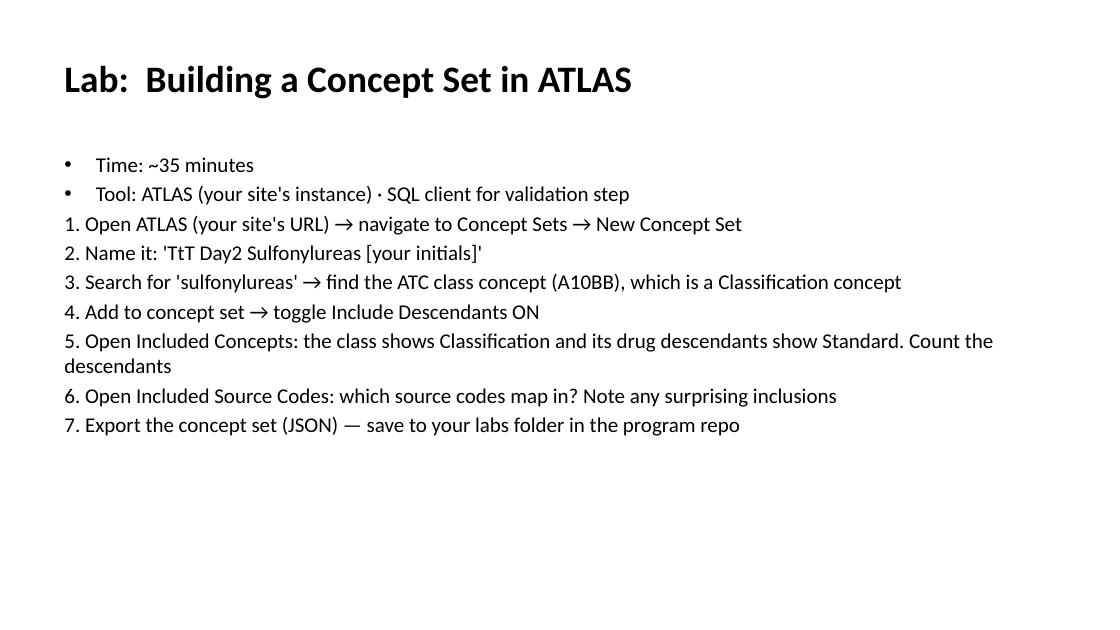
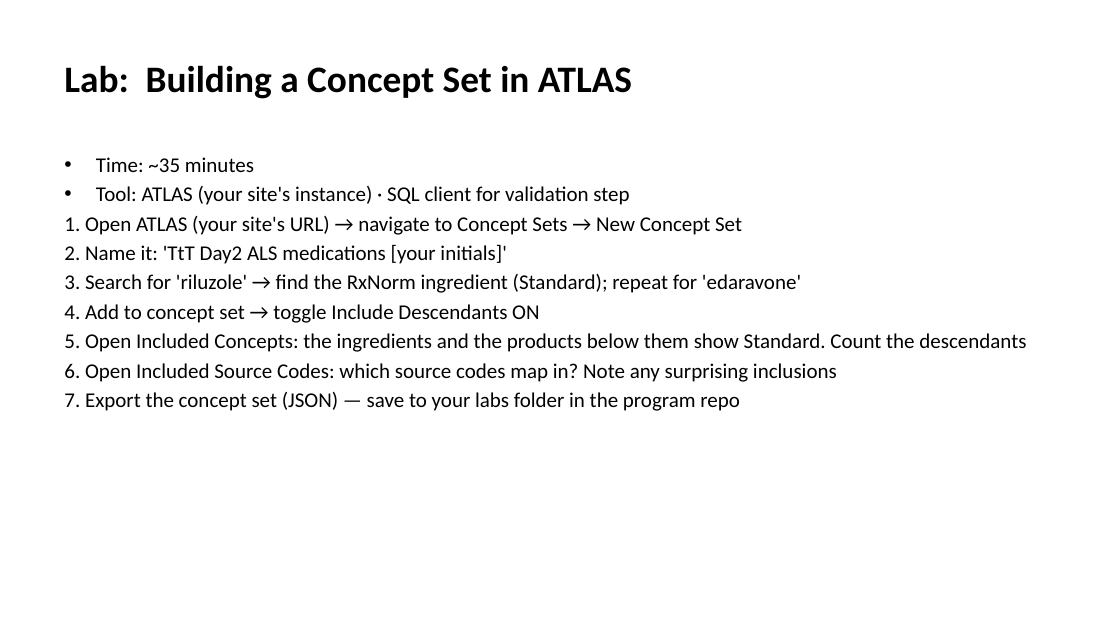
Before and after one commit to ALSTDI/ALS-RWE, a slide deck: slide 18 of docs/free-rwe-resources/train-the-trainer/training/day-02-vocab-dqd/kit/Instructor-Deck-with-Notes.pptx. Drawn at 1120x630 pixels with LibreOffice and Linux fonts; fonts in the diff are those of the drawing. Boxes give left, top, right and bottom in pixels: in the first picture for what was removed or moved away, otherwise in the second. Text is boxed around its words. In the diff, an @@ line names an element or a change of style, - is before the commit and + after.

```diff
--- a/docs/free-rwe-resources/train-the-trainer/training/day-02-vocab-dqd/kit/Instructor-Deck-with-Notes.pptx
+++ b/docs/free-rwe-resources/train-the-trainer/training/day-02-vocab-dqd/kit/Instructor-Deck-with-Notes.pptx
@@ text at (64, 244, 801, 293): text changed @@
-2. Name it: 'TtT Day2 Sulfonylureas [your initials]'
-3. Search for 'sulfonylureas' → find the ATC class concept (A10BB), which is a Classification concept
+2. Name it: 'TtT Day2 ALS medications [your initials]'
+3. Search for 'riluzole' → find the RxNorm ingredient (Standard); repeat for 'edaravone'
@@ text at (64, 333, 1026, 352): text changed @@
-5. Open Included Concepts: the class shows Classification and its drug descendants show Standard. Count the descendants
+5. Open Included Concepts: the ingredients and the products below them show Standard. Count the descendants
```
Also in this commit, not shown: 5 other slides changed, 59 other files.
